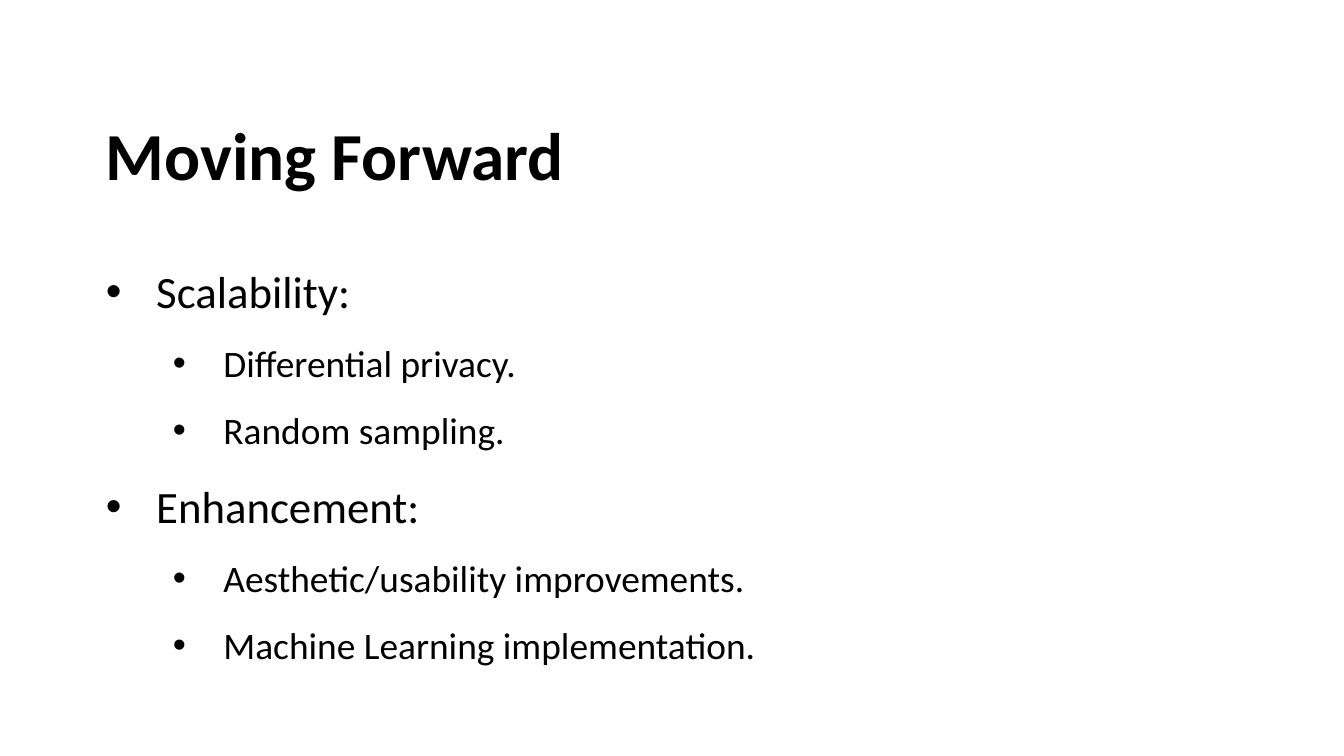
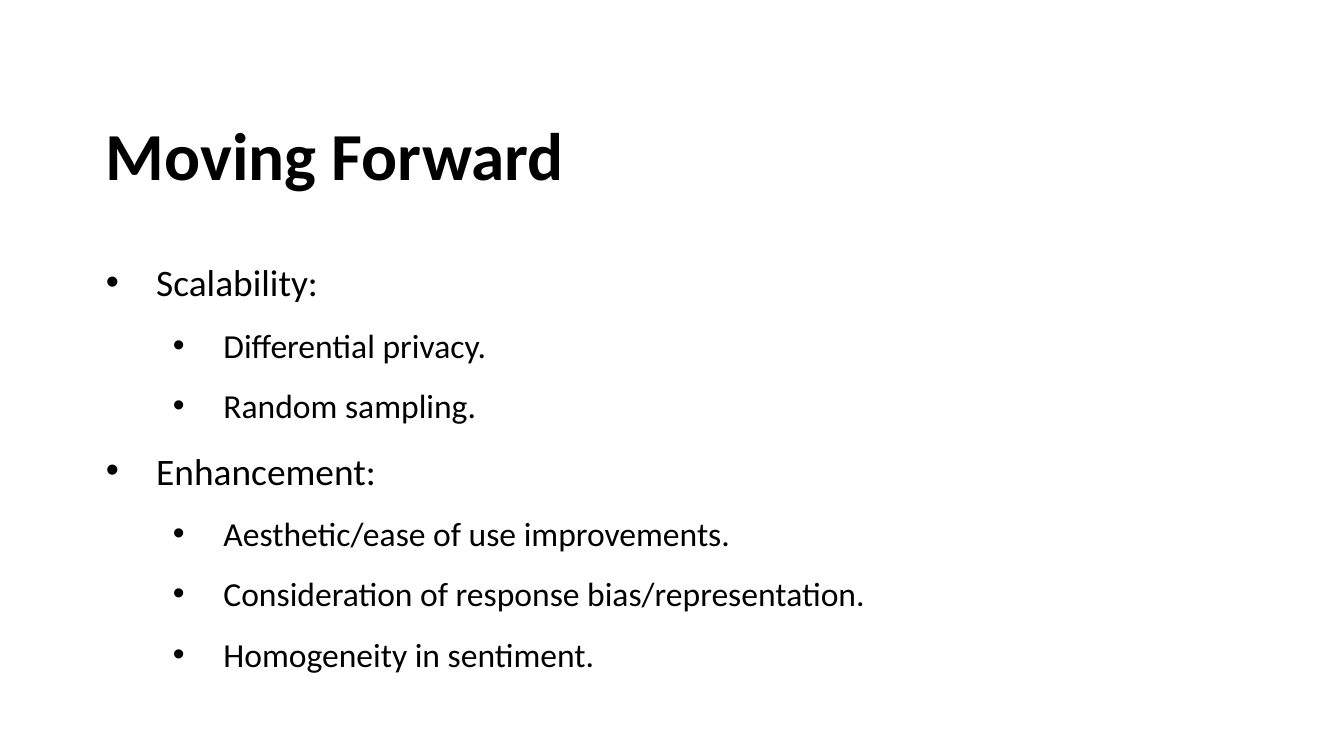
Before and after one commit to ethan-lott/saase-app, a slide deck: slide 12 of Presentation.pptx (slide 10 before the commit). Drawn at 1344x756 pixels with LibreOffice and Linux fonts; fonts in the diff are those of the drawing; background and template pictures are left out. Boxes give left, top, right and bottom in pixels: in the first picture for what was removed or moved away, otherwise in the second. Text is boxed around its words. In the diff, an @@ line names an element or a change of style, - is before the commit and + after.

```diff
--- a/Presentation.pptx
+++ b/Presentation.pptx
@@ text at (156,270,486,486): size 24 to 20 pt in "Scalability:", "Enhancement:"; size 20 to 18 pt in "Differential privacy.", "Random sampling." @@
@@ text at (223,522,864,673): text changed; size 20 to 18 pt @@
-  • Aesthetic/usability improvements.
-  • Machine Learning implementation.
+  • Aesthetic/ease of use improvements.
+  • Consideration of response bias/representation.
+  • Homogeneity in sentiment.
```
Also in this commit, not shown: 5 other slides changed, 3 slides added, 1 slide removed, 2 other files.
